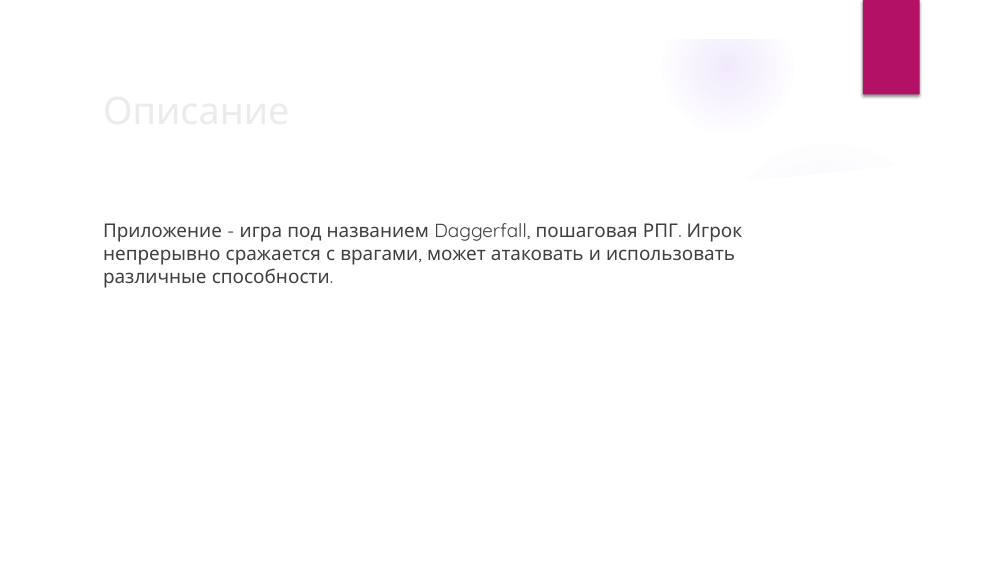
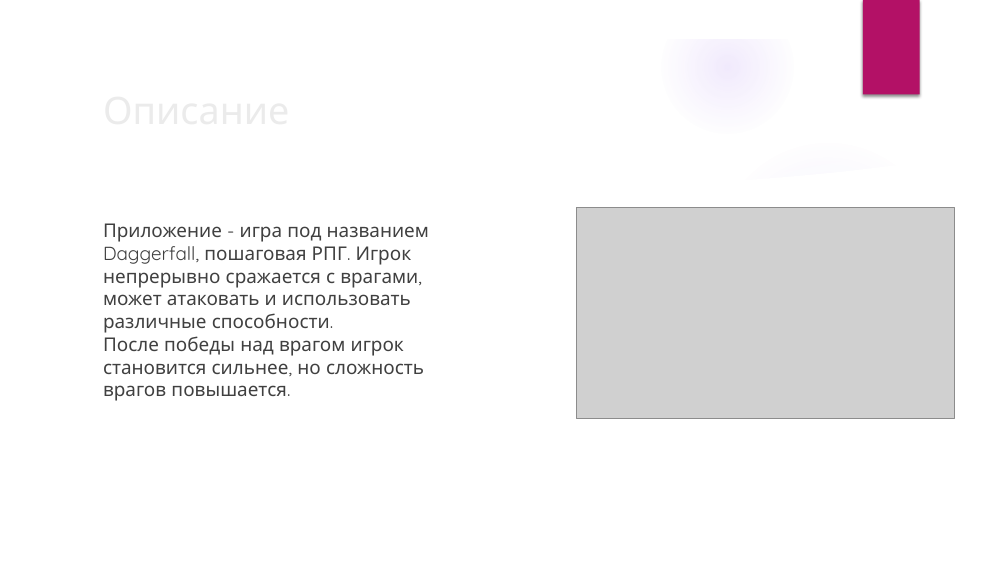
Before and after one commit to Roma109/pyqt-project, a slide deck: slide 2 of Игра Daggerfall.pptx. Drawn at 1008x567 pixels with LibreOffice and Linux fonts; fonts in the diff are those of the drawing; grey boxes stand for pictures; background and template pictures are left out. Boxes give left, top, right and bottom in pixels: in the first picture for what was removed or moved away, otherwise in the second. Text is boxed around its words. In the diff, an @@ line names an element or a change of style, - is before the commit and + after.

```diff
--- a/Игра Daggerfall.pptx
+++ b/Игра Daggerfall.pptx
@@ picture added at (576, 207, 954, 419) @@
@@ text at (103, 223, 429, 401): text changed @@
-Приложение - игра под названием Daggerfall, пошаговая РПГ. Игрок непрерывно сражается с врагами, может атаковать и использовать различные способности.
+Приложение - игра под названием Daggerfall, пошаговая РПГ. Игрок непрерывно сражается с врагами, может атаковать и использовать различные способности.
+После победы над врагом игрок становится сильнее, но сложность врагов повышается.
```
Also in this commit, not shown: 2 other slides changed, 3 slides removed.
